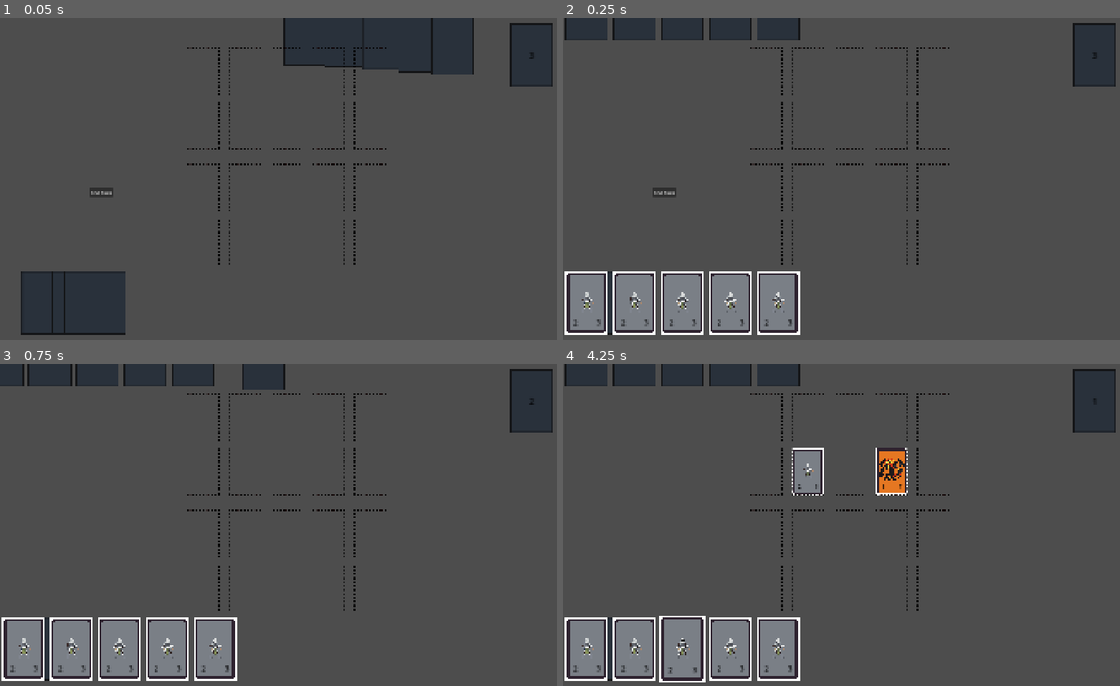
Above: before the commit, frames 1-4 (two rows, left to right).
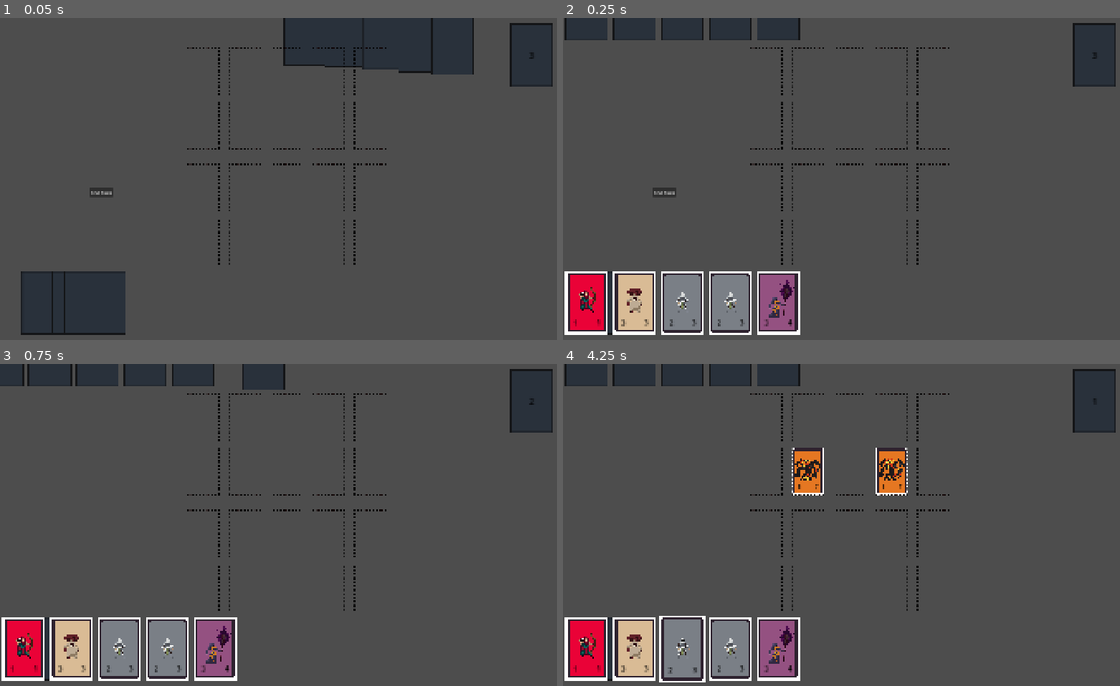
Above: after the commit, the same moments.

Repository: TNHydra01/Card-It-Up
Game: Godot game, scene res://Scenes/main.tscn
Same seed, same stepped clock (60 frames per second), same inputs: the game is played once before the commit and once after it.
Inputs (mouse positions are in pixels of both pictures, inside the frame that each line leads up to):
- Up to frame 1 (0.05 s): no input
- Up to frame 2 (0.25 s): no input
- Up to frame 3 (0.75 s): click "End Turn" at 0.5 s
- Up to frame 4 (4.25 s): tap Enter at 1.25 s; drag from (780, 647) to (585, 647) at 1.27 s; drag from (730, 647) to (585, 647) at 2.02 s; click "End Turn" at 2.75 s; tap Space at 3.5 s; move the mouse to (679, 647) at 3.52 s; click (679, 647) at 3.67 s

Frame 1 is identical in both runs. In frame 2, 3.3% of the frame differs, in the area x 0-43%, y 79-98%; in frame 3, 3.3%; in frame 4, 4.0%, in the area x 0-47%, y 26-98%.

Commit message:
initial commit
i forgot to add this, mushroom and wizard card!

Diff:
--- a/Scripts/deck.gd
+++ b/Scripts/deck.gd
@@ -8,7 +8,7 @@
 
 
 # -- Variables --
-var player_deck = ["Knight", "Archer", "FlameDemon", "Knight", "Knight", "Knight", "Knight" , "Knight"]
+var player_deck = ["Knight", "Archer", "FlameDemon", "Wizard", "Knight", "Mushroom", "Archer" , "FlameDemon"]
 var card_database_reference
 var drawn_card_this_turn = false
 
--- a/Scripts/opponent_deck.gd
+++ b/Scripts/opponent_deck.gd
@@ -8,7 +8,7 @@
 
 
 # -- Variables --
-var opponent_deck = ["Knight", "Archer", "FlameDemon", "Knight", "Knight", "Knight", "Knight" , "Knight"]
+var opponent_deck = ["Knight", "Archer", "FlameDemon", "Wizard", "Knight", "Mushroom", "Archer" , "FlameDemon"]
 var card_database_reference
 
 
Binary file added: Assets/CharacterCards/MushroomCard.png
Not shown, added: Assets/CharacterCards/MushroomCard.png.import
Binary file added: Assets/CharacterCards/WizardCard.png
Not shown, added: Assets/CharacterCards/WizardCard.png.import
